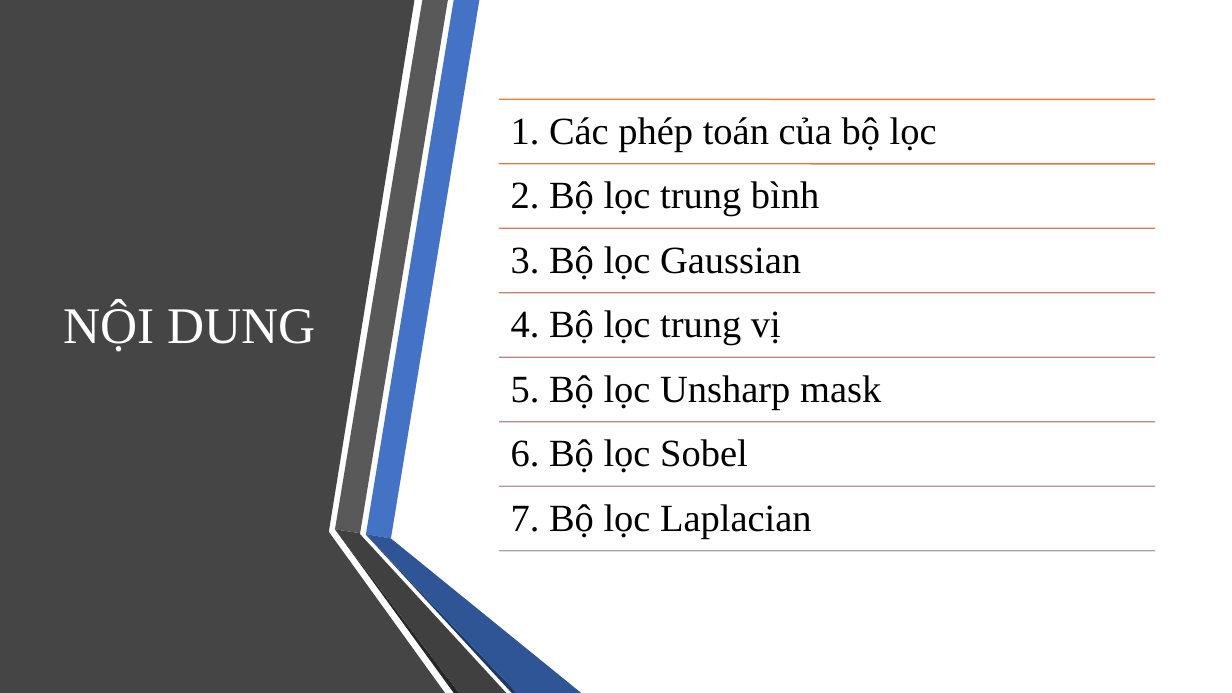
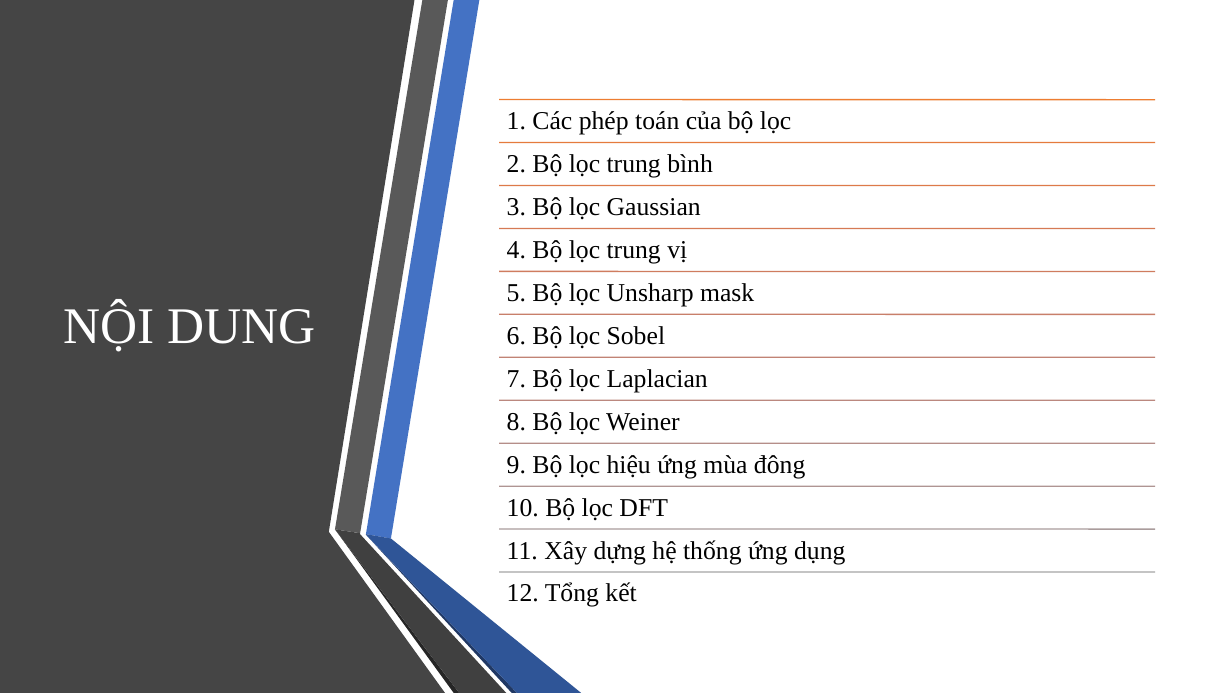
Before and after one commit to HelloKittty123/BTL-XLAS, a slide deck: slide 2 of Slide_XLAS.pptx. Drawn at 1232x693 pixels with LibreOffice and Linux fonts; fonts in the diff are those of the drawing; background and template pictures are left out. Boxes give left, top, right and bottom in pixels: in the first picture for what was removed or moved away, otherwise in the second. Text is boxed around its words. In the diff, an @@ line names an element or a change of style, - is before the commit and + after.

```diff
--- a/Slide_XLAS.pptx
+++ b/Slide_XLAS.pptx
@@ text "2. Bộ lọc trung bình": place and size @@
-text "2. Bộ lọc trung bình" at bbox=[511, 181, 819, 216]
+text "2. Bộ lọc trung bình" at bbox=[507, 154, 713, 178]
@@ line (499, 142) - (1155, 142): stroke #E07A44 1 pt to #E57B3D 1 pt @@
@@ text "3. Bộ lọc Gaussian": place and size @@
-text "3. Bộ lọc Gaussian" at bbox=[511, 246, 801, 280]
+text "3. Bộ lọc Gaussian" at bbox=[507, 197, 701, 219]
@@ text "4. Bộ lọc trung vị": place and size @@
-text "4. Bộ lọc trung vị" at bbox=[511, 310, 781, 345]
+text "4. Bộ lọc trung vị" at bbox=[507, 240, 687, 263]
@@ text "5. Bộ lọc Unsharp mask": place and size @@
-text "5. Bộ lọc Unsharp mask" at bbox=[511, 375, 881, 410]
+text "5. Bộ lọc Unsharp mask" at bbox=[507, 283, 754, 306]
@@ 3 lines: place and size @@
-3 lines at bbox=[499, 164, 1155, 421]
+3 lines at bbox=[499, 142, 1155, 400]
@@ line (499, 272) - (1155, 272): stroke #CA7E67 1 pt to #CF7C5F 1 pt @@
@@ text "6. Bộ lọc Sobel": place and size @@
-text "6. Bộ lọc Sobel" at bbox=[511, 439, 748, 473]
+text "6. Bộ lọc Sobel" at bbox=[507, 326, 666, 348]
@@ size 30 to 20 pt; less space between paragraphs in 7 elements at bbox=[507, 111, 791, 135], bbox=[507, 154, 713, 178], bbox=[507, 197, 701, 219], bbox=[507, 240, 687, 263], bbox=[507, 283, 754, 306], bbox=[507, 326, 666, 348], bbox=[507, 369, 708, 392] @@
@@ text "7. Bộ lọc Laplacian": place and size @@
-text "7. Bộ lọc Laplacian" at bbox=[511, 504, 811, 539]
+text "7. Bộ lọc Laplacian" at bbox=[507, 369, 708, 392]
@@ line (499, 400) - (1155, 400): stroke #B68D88 1 pt to #BB887F 1 pt @@
@@ line moved from (499, 551) - (1155, 551) to (499, 572) - (1155, 572) @@
@@ group added at bbox=[499, 186, 1155, 607]: 5 texts, 4 lines @@
+8. Bộ lọc Weiner
+9. Bộ lọc hiệu ứng mùa đông
+10. Bộ lọc DFT
+11. Xây dựng hệ thống ứng dụng
+12. Tổng kết
```
Also in this commit, not shown: 4 other slides changed, 6 slides added, 9 other files.
